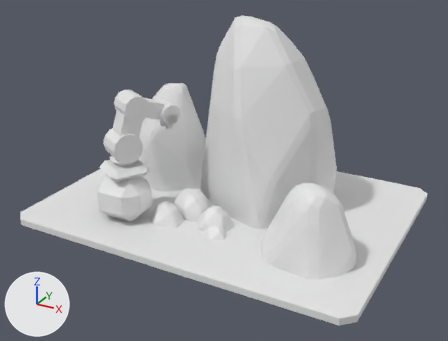
A saved change to the FBX model art/base_nodes/export/SM_Holo_OreMine_T1_Mini.fbx.
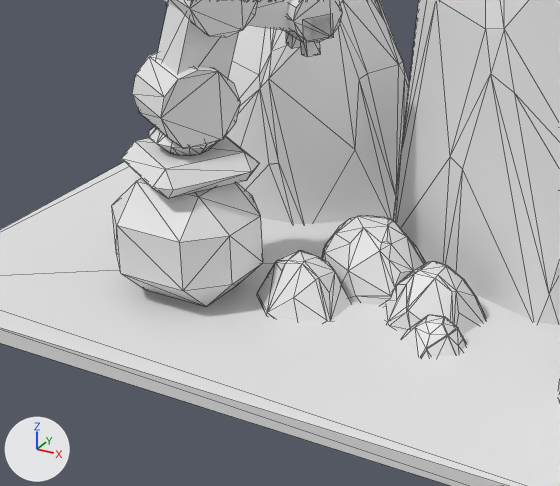
Each version is shown whole from a camera (50 mm lens) standing at (12.49, -23.31, 13.55) and looking at (0.18, -0.94, 2.37), then close up on the part from 12% to 58% of the width and 32% to 85% of the height. Arrows for +X, +Y and +Z are at lower left; the lights stay in place. The last two pictures show the newer version. The close-ups show mesh edges as thin lines. Vertices at exactly the same position are counted once.

Names of what the first close-up shows: 'SM_Holo_OreMine_T1_Mini'.
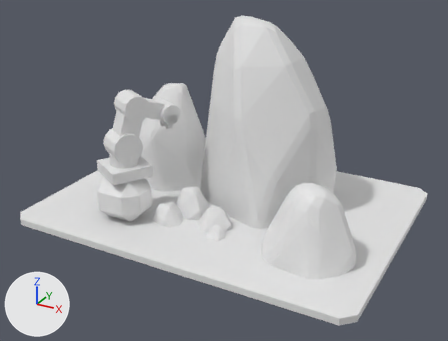
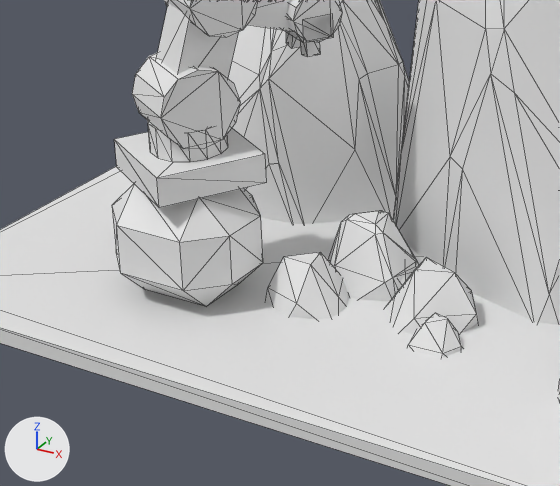
Pixel boxes (x1, y1, x2, y2) of what changed, in the close-ups (560 x 486 px):
```json
{"part": 1, "of": "me_sm_holo_oremine_t1_mini", "change": "rebuilt", "before": [149, 126, 216, 156], "after": [148, 121, 228, 162]}
{"part": 2, "of": "me_sm_holo_oremine_t1_mini", "change": "rebuilt", "before": [121, 136, 259, 199], "after": [114, 128, 267, 208], "on screen": "11% wider, 27% taller"}
{"part": 3, "of": "me_sm_holo_oremine_t1_mini", "change": "cut back", "before": [257, 215, 486, 356], "after": [162, 15, 478, 358]}
```

Edits to the scene script, one JSON object a line:
```json
{"block": "me_sm_holo_oremine_t1_mini", "where": "# used by ob_sm_holo_oremine_t1_mini; location = (0.0, 0.0, 0.0)"}
{"op": "remove", "block": "me_sm_holo_oremine_t1_mini", "code": "me_sm_holo_oremine_t1_mini.from_pydata(...)  # 991 vertices, 1894 faces; spans x -8.0..8.0, y -6.0..6.0, z 0.0..8.9"}
{"op": "add", "block": "me_sm_holo_oremine_t1_mini", "code": "me_sm_holo_oremine_t1_mini.from_pydata(...)  # 635 vertices, 1116 faces; spans x -8.0..8.0, y -6.0..6.0, z 0.0..8.9"}
{"block": "me_sm_holo_oremine_t1_mini", "change": "me_sm_holo_oremine_t1_mini part 1: the loose piece of 42 vertices spanning x -4.2..-3.0, y -3.8..-2.6, z 2.8..3.3 is rebuilt with 28 vertices and now spans x -4.2..-3.0, y -3.8..-2.6, z 2.8..3.3"}
{"block": "me_sm_holo_oremine_t1_mini", "change": "me_sm_holo_oremine_t1_mini part 2: the loose piece of 16 vertices spanning x -4.7..-2.5, y -4.3..-2.1, z 2.3..2.8 is rebuilt with 8 vertices and now spans x -4.9..-2.3, y -4.5..-1.9, z 2.3..2.8"}
{"block": "me_sm_holo_oremine_t1_mini", "change": "me_sm_holo_oremine_t1_mini part 3: 17 vertices moved from x -1.9..1.2, y -2.5..-0.5, z 0.0..1.2 to x -2.0..1.3, y -2.5..-0.7, z 0.0..1.2; 405 vertices removed from x -2.5..1.5, y -3.6..-0.5, z 0.0..1.4; 90 vertices added at x -4.2..1.5, y -3.8..-0.5, z 0.0..3.8"}
{"block": "me_sm_holo_oremine_t1_mini", "change": "other edits to the shape of me_sm_holo_oremine_t1_mini do not show in these pictures"}
```
